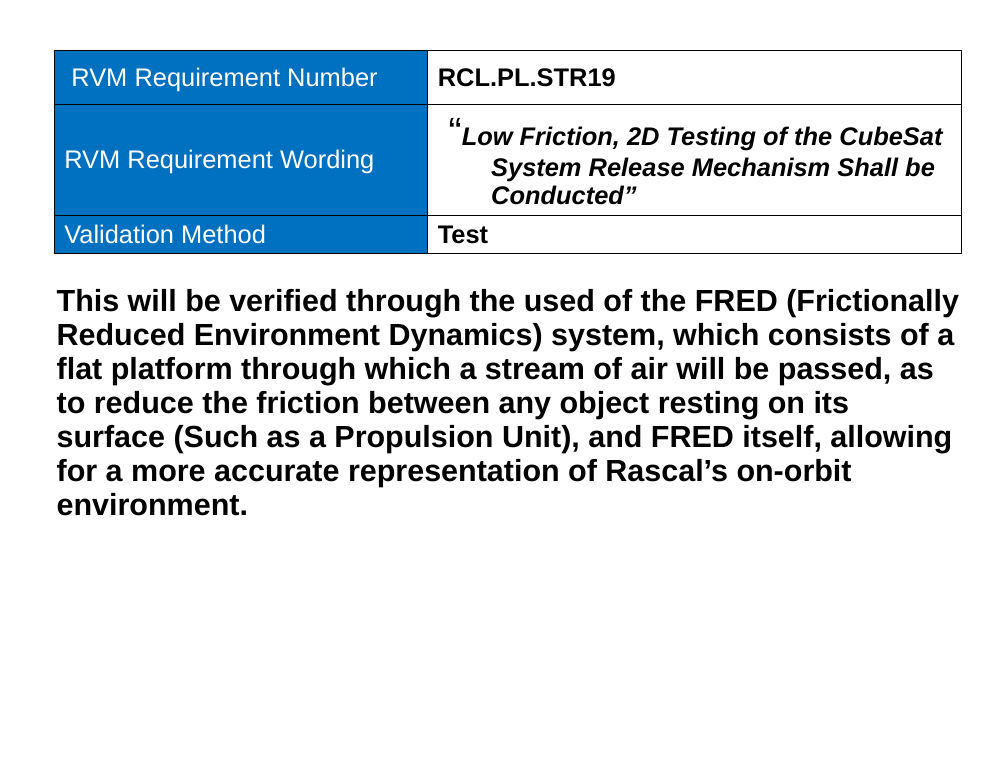
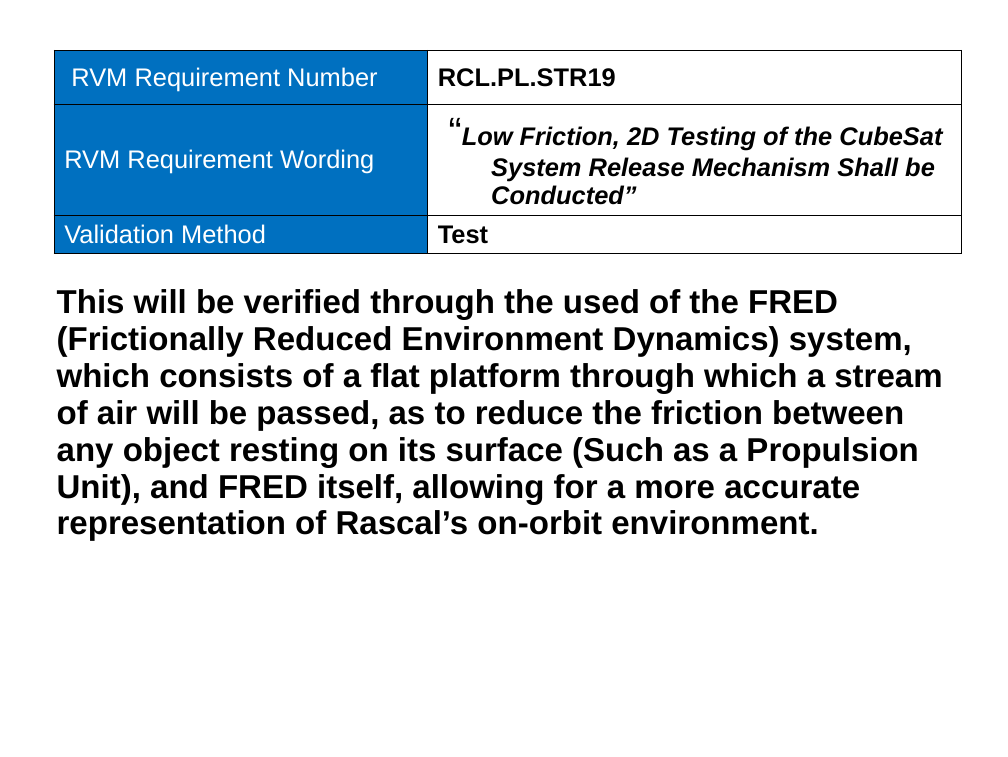
Before and after one commit to RascalSeniorDesign/Preliminary-Design, a slide deck: slide 29 of CMQA/Presentations/SRR Presentation.pptx. Drawn at 1008x757 pixels with LibreOffice and Linux fonts; fonts in the diff are those of the drawing; background and template pictures are left out. Boxes give left, top, right and bottom in pixels: in the first picture for what was removed or moved away, otherwise in the second. Text is boxed around its words. In the diff, an @@ line names an element or a change of style, - is before the commit and + after.

```diff
--- a/CMQA/Presentations/SRR Presentation.pptx
+++ b/CMQA/Presentations/SRR Presentation.pptx
@@ text "This will be verified through ..." at (57,289,942,541): size 24 to 26 pt; more space between paragraphs @@
```
Also in this commit, not shown: 5 other slides changed, 6 slides added, 6 slides removed.
